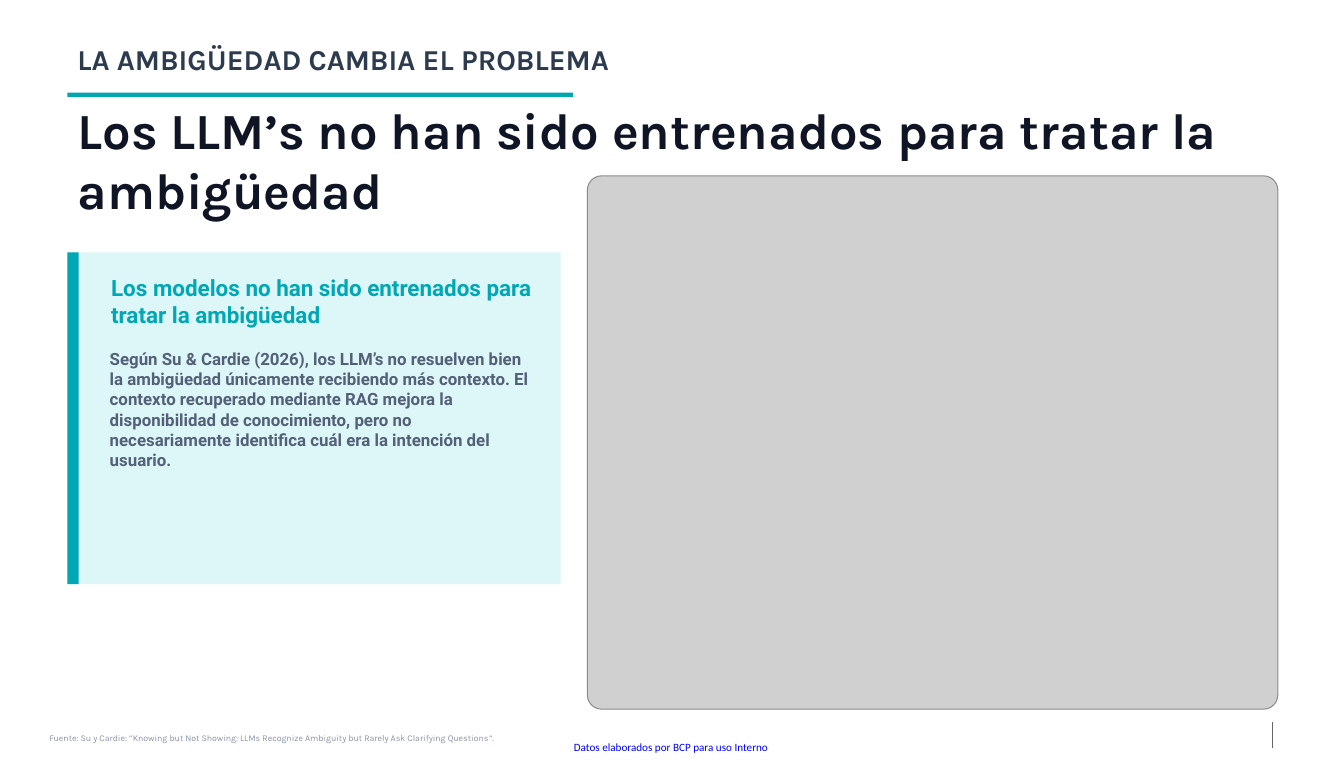
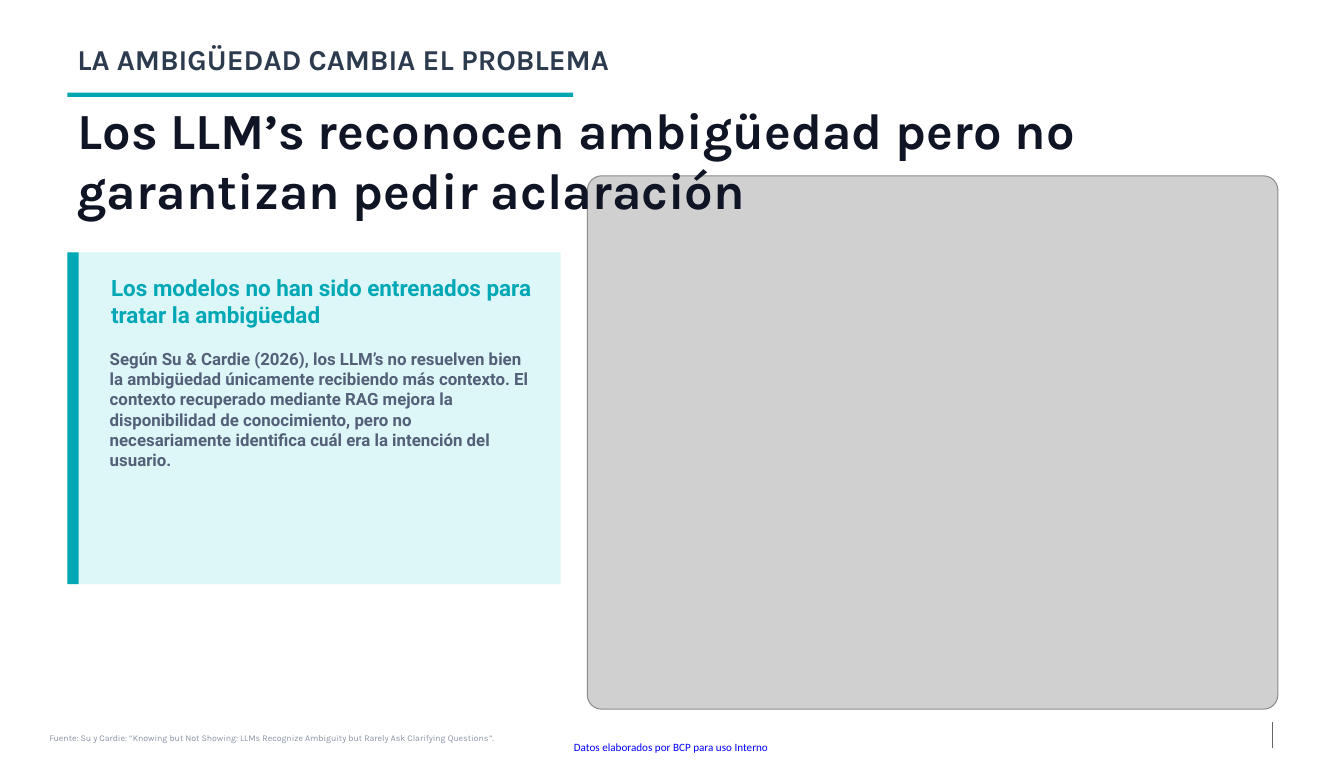
Before and after one commit to kevingomezbcp/Context-engineering, a slide deck: slide 14 of presentation/IA_academy_Context_Engineering_y_ambiguedad.pptx. Drawn at 1344x761 pixels with LibreOffice and Linux fonts; fonts in the diff are those of the drawing; grey boxes stand for pictures; background and template pictures are left out. Boxes give left, top, right and bottom in pixels: in the first picture for what was removed or moved away, otherwise in the second. Text is boxed around its words. In the diff, an @@ line names an element or a change of style, - is before the commit and + after.

```diff
--- a/presentation/IA_academy_Context_Engineering_y_ambiguedad.pptx
+++ b/presentation/IA_academy_Context_Engineering_y_ambiguedad.pptx
@@ text at (78, 113, 1075, 222): text changed @@
-Los LLM’s no han sido entrenados para tratar la ambigüedad
+Los LLM’s reconocen ambigüedad pero no garantizan pedir aclaración
```
Also in this commit, not shown: 11 other slides changed, 3 slides added, 15 other files.
